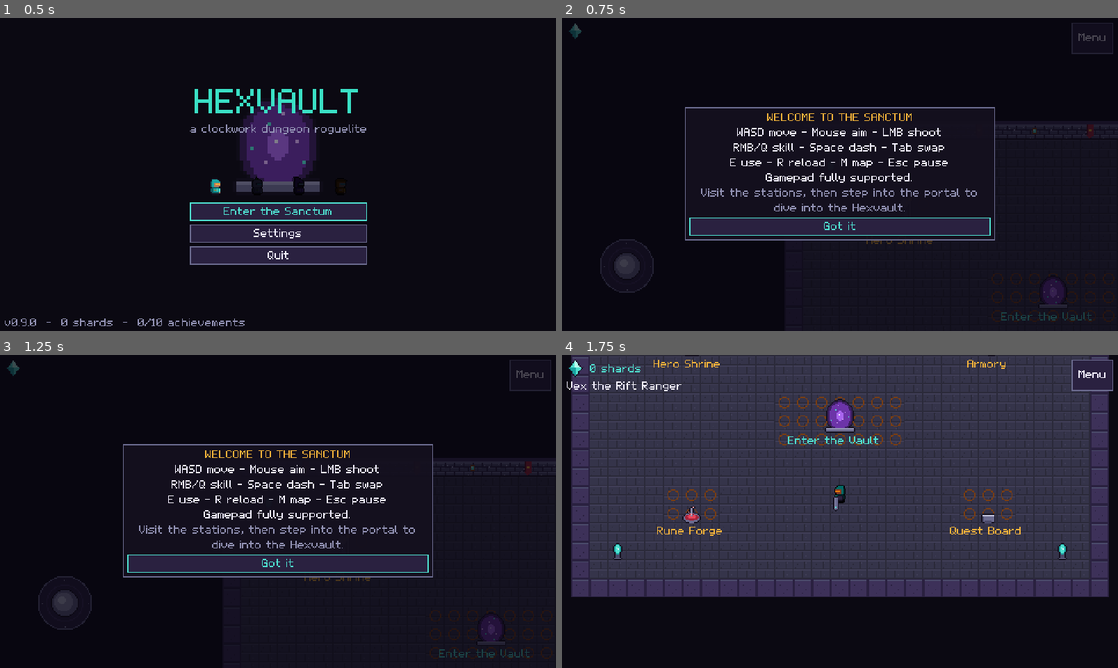
Above: before the commit, frames 1-4 (two rows, left to right).
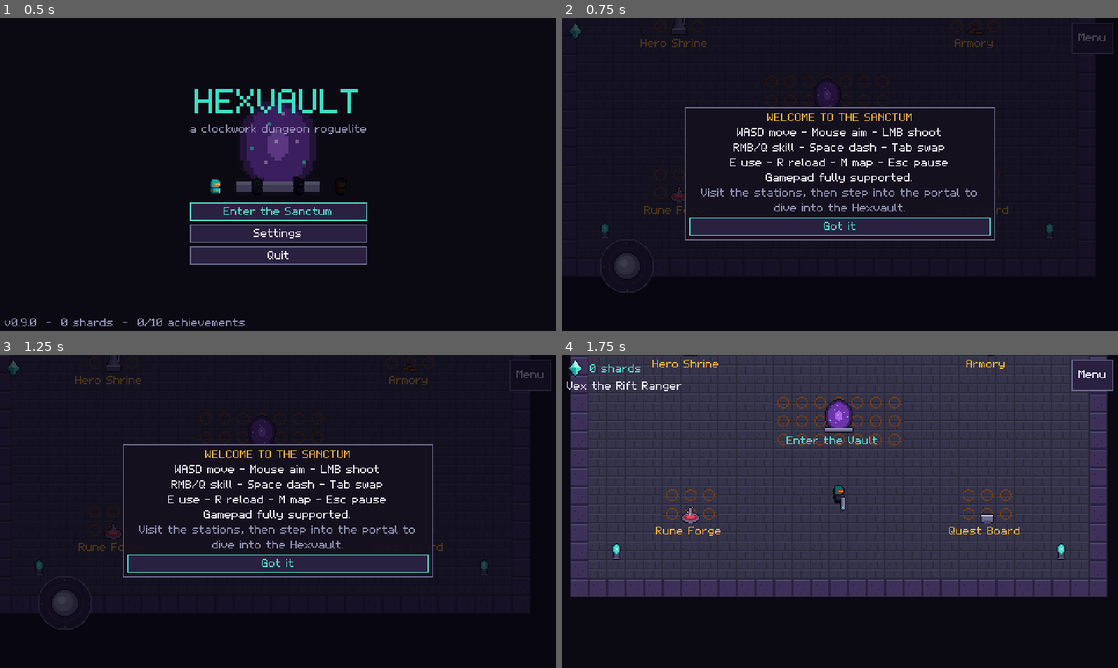
Above: after the commit, the same moments.

Repository: hieudtse160939/hexvault
Game: Godot game, scene res://scenes/main.tscn
The game is run twice, just before and just after one commit, with the same random seed, the same clock (stepped at 60 frames per second) and the same inputs.
Inputs:
- Up to frame 1 (0.5 s): no input
- Up to frame 2 (0.75 s): click "Enter the Sanctum" at 0.5 s
- Up to frame 3 (1.25 s): no input
- Up to frame 4 (1.75 s): click "Got it" at 1.25 s

Frame 1 is identical in both runs. In frame 2, 2.5% of the frame differs, in the area x 0-100%, y 0-99%; in frame 3, 2.5%; in frame 4, 4.7%, in the area x 1-99%, y 0-78%.

Commit message:
Exports (Windows/Android/iOS presets), packaging, lifecycle tests, docs
- Windows release export + zip verified running; Android debug APK verified on emulator
- iOS preset configured (requires macOS/Xcode to build)
- Clean shutdown path (no leaked audio playbacks), camera fix while paused
- README, BUILD_GUIDE, DEVELOPMENT_STATUS, ASSETS, project skill

Co-Authored-By: Claude Opus 5.5 <noreply@anthropic.com>

Diff:
--- a/scripts/autoload/game.gd
+++ b/scripts/autoload/game.gd
@@ -26,6 +26,15 @@
 	Events.room_cleared.connect(_on_room_cleared)
 	Events.chest_opened.connect(func() -> void: Profile.add_stat("chests"))
 	Events.coins_spent.connect(func(n: int) -> void: Profile.add_stat("coins_spent", n))
+
+
+## Clean shutdown: save, stop audio, let the audio server release playbacks, quit.
+func quit_game() -> void:
+	Profile.save()
+	Sfx.stop_all()
+	await get_tree().process_frame
+	await get_tree().process_frame
+	get_tree().quit()
 
 
 func goto(screen: String, args: Dictionary = {}) -> void:
--- a/scripts/autoload/sfx.gd
+++ b/scripts/autoload/sfx.gd
@@ -75,6 +75,20 @@
 	_music.play()
 
 
+func _exit_tree() -> void:
+	stop_all()
+
+
+## Stops and detaches every stream (used on shutdown so playbacks are released).
+func stop_all() -> void:
+	_current_music = ""
+	_music.stop()
+	_music.stream = null
+	for p: AudioStreamPlayer in _pool:
+		p.stop()
+		p.stream = null
+
+
 func stop_music() -> void:
 	_current_music = ""
 	_music.stop()
--- a/scripts/debug/screenshot_tour.gd
+++ b/scripts/debug/screenshot_tour.gd
@@ -98,6 +98,25 @@
 	await _measure("boss", 180)
 	await _shot("09_boss_fight")
 	Input.action_release("fire")
+	# Stress: 40 enemies + 300 projectiles in the boss room.
+	var lvl: Level = Level.current
+	var ids: Array = Db.enemies.keys()
+	var boss_room: Room = lvl.room_at_world(_player().global_position)
+	for i: int in 40:
+		var t: Vector2i = boss_room.rect.position + Vector2i(2 + (i * 7) % (boss_room.rect.size.x - 4), 2 + (i * 5) % (boss_room.rect.size.y - 4))
+		if lvl.is_walkable(t):
+			var e: Enemy = Enemy.create(Db.enemy(str(ids[i % ids.size()])), i % 10 == 0, 3, 0, i)
+			e.position = Level.to_world(t)
+			e.aggro = true
+			lvl.add_entity(e)
+	for i: int in 300:
+		var pr: Projectile = lvl.pool.acquire()
+		pr.from_player = i % 2 == 0
+		pr.range_left = 600.0
+		lvl.pool.launch(pr, _player().global_position, Vector2.from_angle(i * 0.37) * 40.0, "proj_orb_red")
+	report["stress_entities"] = {"enemies": get_tree().get_nodes_in_group("enemies").size(), "projectiles": lvl.pool.active_count()}
+	await _measure("stress", 300)
+	await _shot("10_stress")
 	var f: FileAccess = FileAccess.open(out_dir.path_join("tour_report.json"), FileAccess.WRITE)
 	f.store_string(JSON.stringify(report, " "))
 	f.close()
--- a/scripts/fx/game_camera.gd
+++ b/scripts/fx/game_camera.gd
@@ -9,8 +9,12 @@
 
 
 func _ready() -> void:
+	# Keep following while the tree is paused (menus open on top of the world),
+	# otherwise smoothing freezes half-way and the view starts off-centre.
+	process_mode = Node.PROCESS_MODE_ALWAYS
 	position_smoothing_enabled = true
 	position_smoothing_speed = 9.0
+	snap_to_target.call_deferred()
 	FX.camera = self
 	process_callback = Camera2D.CAMERA2D_PROCESS_PHYSICS
 
--- a/scripts/main.gd
+++ b/scripts/main.gd
@@ -12,6 +12,7 @@
 func _ready() -> void:
 	process_mode = Node.PROCESS_MODE_ALWAYS
 	Game.main = self
+	get_tree().auto_accept_quit = false
 	get_window().min_size = Vector2i(480, 270)
 	_overlay = CanvasLayer.new()
 	_overlay.layer = 50
@@ -39,6 +40,8 @@
 	Game.goto("title")
 	if "--smoke-dungeon" in args:
 		Game.start_run("ranger", 12345)
+	if "--smoke-quit" in args:
+		get_tree().create_timer(3.0).timeout.connect(Game.quit_game)
 	for a: String in args:
 		if a.begins_with("--tour=") and OS.is_debug_build():
 			var tour: Node = (load("res://scripts/debug/screenshot_tour.gd") as GDScript).new()
@@ -90,6 +93,9 @@
 
 
 func _notification(what: int) -> void:
+	if what == NOTIFICATION_WM_CLOSE_REQUEST:
+		Game.quit_game()
+		return
 	# Pause automatically when the window/app loses focus during a run.
 	if what == NOTIFICATION_APPLICATION_FOCUS_OUT or what == NOTIFICATION_APPLICATION_PAUSED:
 		if Game.current_screen == "dungeon" and _screen != null and _screen.has_method("request_pause"):
--- a/scripts/ui/title_screen.gd
+++ b/scripts/ui/title_screen.gd
@@ -51,9 +51,7 @@
 	v.add_child(play)
 	v.add_child(UiTheme.button("Settings", func() -> void: add_child(SettingsPanel.new())))
 	if not OS.has_feature("mobile") and not OS.has_feature("web"):
-		v.add_child(UiTheme.button("Quit", func() -> void:
-			Profile.save()
-			get_tree().quit()))
+		v.add_child(UiTheme.button("Quit", Game.quit_game))
 	var info: Label = UiTheme.label("v%s  -  %d shards  -  %d/%d achievements" % [
 		ProjectSettings.get_setting("application/config/version", "0"), Profile.shards(),
 		(Profile.data["achievements"] as Dictionary).size(), Db.achievement_order.size()], UiTheme.DIM)
--- a/scripts/world/dungeon_floor.gd
+++ b/scripts/world/dungeon_floor.gd
@@ -122,7 +122,8 @@
 	c.tree_exited.connect(func() -> void:
 		if _modal == c:
 			_modal = null
-		get_tree().paused = false)
+		if is_inside_tree():
+			get_tree().paused = false)
 
 
 ## Offers a choice of three boons (elite rewards, event room).
--- /dev/null
+++ b/tests/test_lifecycle.gd
@@ -0,0 +1,65 @@
+extends "res://tests/test_case.gd"
+## App lifecycle: focus loss pauses a run, pause/resume, abandon keeps progress.
+
+var _saved: Dictionary
+var _auto: bool
+
+
+func before_each() -> void:
+	_auto = Profile.autosave
+	_saved = Profile.data.duplicate(true)
+	Profile.autosave = false
+	Profile.data = SaveManager.profile_defaults()
+	Profile.data["seen_tutorial"] = true
+
+
+func after_each() -> void:
+	Profile.data = _saved
+	Profile.autosave = _auto
+	get_tree().paused = false
+
+
+func _modals(fl: Node) -> Array:
+	var out: Array = []
+	var root: Control = fl.get("ui_root")
+	for c: Node in root.get_children():
+		if c is Modal:
+			out.append(c)
+	return out
+
+
+func test_focus_loss_pauses_run_and_resume_works() -> void:
+	var main: Node = add_scene("res://scenes/main.tscn")
+	await wait_frames(3)
+	Game.start_run("ranger", 99)
+	await wait_frames(10)
+	var fl: Node = get_tree().get_first_node_in_group("dungeon_floor")
+	assert_not_null(fl)
+	main.notification(Node.NOTIFICATION_APPLICATION_FOCUS_OUT)
+	await wait_frames(2)
+	assert_true(get_tree().paused, "losing focus pauses the game")
+	var pm: Array = _modals(fl)
+	assert_eq(pm.size(), 1, "pause menu shown")
+	main.notification(Node.NOTIFICATION_APPLICATION_FOCUS_OUT)
+	await wait_frames(2)
+	assert_eq(_modals(fl).size(), 1, "a second focus loss does not stack menus")
+	(pm[0] as PauseMenu)._close()
+	await wait_frames(2)
+	assert_false(get_tree().paused, "resume unpauses")
+	main.queue_free()
+	await wait_frames(2)
+
+
+func test_abandon_run_banks_and_returns_results() -> void:
+	var main: Node = add_scene("res://scenes/main.tscn")
+	await wait_frames(3)
+	Game.start_run("ranger", 5)
+	await wait_frames(10)
+	Game.run.shards = 7
+	Game.abandon_run()
+	await wait_frames(5)
+	assert_eq(Game.current_screen, "results")
+	assert_eq(Profile.shards(), 7, "abandoning still banks collected shards")
+	assert_eq(Profile.stat("deaths"), 1)
+	main.queue_free()
+	await wait_frames(2)
Not shown, added: export_presets.cfg
Not shown, added: tests/test_full_run.gd.uid
Not shown, added: tests/test_lifecycle.gd.uid
Not shown, added: .claude/skills/hexvault-dev/SKILL.md
Not shown, added: ASSETS.md
Not shown, added: BUILD_GUIDE.md
Not shown, added: DEVELOPMENT_STATUS.md
Not shown, added: README.md
Not shown, added: tools/package.py
